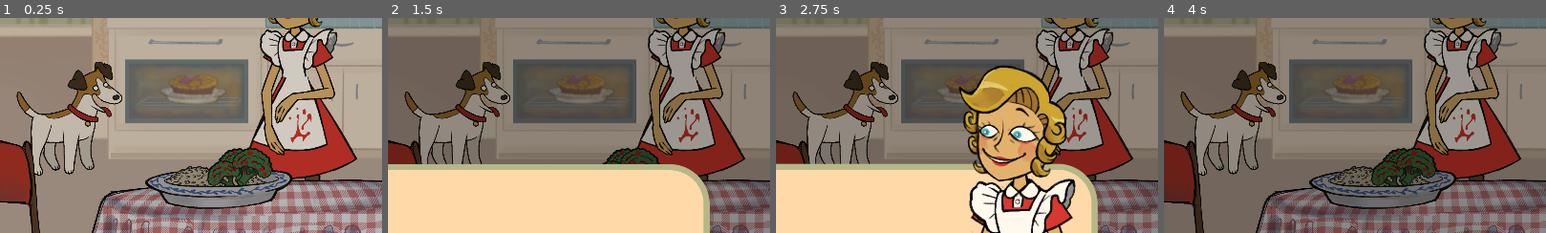
Above: before the commit, frames 1-4 (left to right).
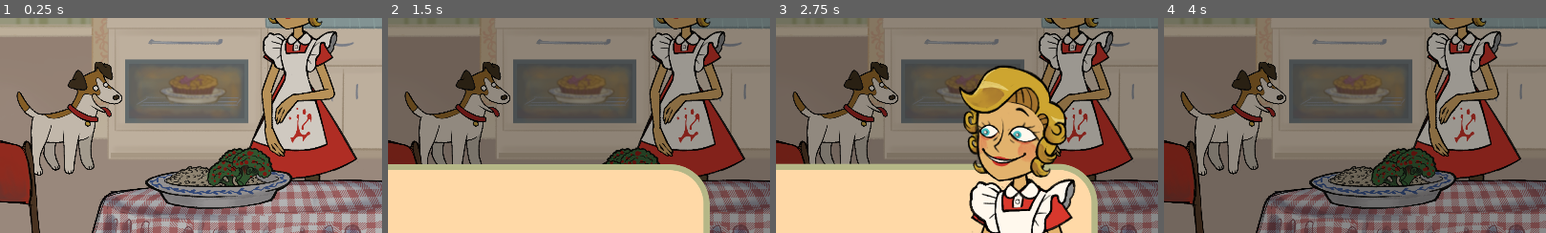
Above: after the commit, the same moments.

Repository: shlomiatia/PickyEater
Game: Godot game, scene res://Entities/MainScreen/Main.tscn
The game is run twice, just before and just after one commit, with the same random seed, the same clock (stepped at 60 frames per second) and the same inputs.
Inputs (mouse positions are % of the whole screen's width and height, from its top left):
- Up to frame 1 (0.25 s): no input
- Up to frame 2 (1.5 s): click (30, 68) at 0.5 s; move the mouse to (72, 45) at 1.27 s; click (72, 45) at 1.42 s
- Up to frame 3 (2.75 s): move the mouse to (30, 55) at 2.02 s; click (30, 55) at 2.17 s
- Up to frame 4 (4 s): move the mouse to (60, 28) at 2.77 s; click (60, 28) at 2.92 s; move the mouse to (45, 70) at 3.52 s; click (45, 70) at 3.67 s
The pictures show only the part of the screen within x 50-100%, y 38-88%; the shares and areas given below are measured in that part.

The runs differ from the first frame. In frame 1, 2.5% of the frame differs, in the area x 68-88%, y 3-65%; in frame 2, 2.4%; in frame 3, 2.0%; in frame 4, 2.4%.

Commit message:
cp

Diff:
--- a/Entities/Kid/Kid.tscn
+++ b/Entities/Kid/Kid.tscn
@@ -115,6 +115,30 @@
 "update": 0,
 "values": [0.0]
 }
+tracks/8/type = "value"
+tracks/8/imported = false
+tracks/8/enabled = true
+tracks/8/path = NodePath("../Skeleton2D/Hip/LegRight/CalfRight:position")
+tracks/8/interp = 1
+tracks/8/loop_wrap = true
+tracks/8/keys = {
+"times": PackedFloat32Array(0),
+"transitions": PackedFloat32Array(1),
+"update": 0,
+"values": [Vector2(-2, 81)]
+}
+tracks/9/type = "value"
+tracks/9/imported = false
+tracks/9/enabled = true
+tracks/9/path = NodePath("../Skeleton2D/Hip/LegLeft/CalfLeft:position")
+tracks/9/interp = 1
+tracks/9/loop_wrap = true
+tracks/9/keys = {
+"times": PackedFloat32Array(0),
+"transitions": PackedFloat32Array(1),
+"update": 0,
+"values": [Vector2(-7, 76)]
+}
 
 [sub_resource type="Animation" id="Animation_jwcjg"]
 length = 0.001
@@ -273,6 +297,78 @@
 "transitions": PackedFloat32Array(1),
 "update": 0,
 "values": [Vector2(1, 1)]
+}
+tracks/13/type = "value"
+tracks/13/imported = false
+tracks/13/enabled = true
+tracks/13/path = NodePath("../Skeleton2D/Hip/LegRight/CalfRight:position")
+tracks/13/interp = 1
+tracks/13/loop_wrap = true
+tracks/13/keys = {
+"times": PackedFloat32Array(0),
+"transitions": PackedFloat32Array(1),
+"update": 0,
+"values": [Vector2(-2, 81)]
+}
+tracks/14/type = "value"
+tracks/14/imported = false
+tracks/14/enabled = true
+tracks/14/path = NodePath("../Skeleton2D/Hip/LegLeft/CalfLeft:position")
+tracks/14/interp = 1
+tracks/14/loop_wrap = true
+tracks/14/keys = {
+"times": PackedFloat32Array(0),
+"transitions": PackedFloat32Array(1),
+"update": 0,
+"values": [Vector2(-7, 76)]
+}
+tracks/15/type = "value"
+tracks/15/imported = false
+tracks/15/enabled = true
+tracks/15/path = NodePath("../Skeleton2D/Hip/Chest/ArmRight/HandRight:position")
+tracks/15/interp = 1
+tracks/15/loop_wrap = true
+tracks/15/keys = {
+"times": PackedFloat32Array(0),
+"transitions": PackedFloat32Array(1),
+"update": 0,
+"values": [Vector2(12, 74)]
+}
+tracks/16/type = "value"
+tracks/16/imported = false
+tracks/16/enabled = true
+tracks/16/path = NodePath("../Skeleton2D/Hip/Chest/ArmLeft/HandLeft:position")
+tracks/16/interp = 1
+tracks/16/loop_wrap = true
+tracks/16/keys = {
+"times": PackedFloat32Array(0),
+"transitions": PackedFloat32Array(1),
+"update": 0,
+"values": [Vector2(-7, 78)]
+}
+tracks/17/type = "value"
+tracks/17/imported = false
+tracks/17/enabled = true
+tracks/17/path = NodePath("../Skeleton2D/Hip/LegRight:position")
+tracks/17/interp = 1
+tracks/17/loop_wrap = true
+tracks/17/keys = {
+"times": PackedFloat32Array(0),
+"transitions": PackedFloat32Array(1),
+"update": 0,
+"values": [Vector2(18, 35)]
+}
+tracks/18/type = "value"
+tracks/18/imported = false
+tracks/18/enabled = true
+tracks/18/path = NodePath("../Skeleton2D/Hip/LegLeft:position")
+tracks/18/interp = 1
+tracks/18/loop_wrap = true
+tracks/18/keys = {
+"times": PackedFloat32Array(0),
+"transitions": PackedFloat32Array(1),
+"update": 0,
+"values": [Vector2(-31, 54)]
 }
 
 [sub_resource type="Animation" id="Animation_80oao"]
@@ -423,6 +519,78 @@
 "update": 0,
 "values": [0.0, -0.00265314, 0.228069, 0.266946, 0.0678396, -0.0770024, 0.166712]
 }
+tracks/12/type = "value"
+tracks/12/imported = false
+tracks/12/enabled = true
+tracks/12/path = NodePath("../Skeleton2D/Hip/LegRight/CalfRight:position")
+tracks/12/interp = 1
+tracks/12/loop_wrap = true
+tracks/12/keys = {
+"times": PackedFloat32Array(0, 0.5, 1, 1.5, 2, 2.5, 3),
+"transitions": PackedFloat32Array(1, 1, 1, 1, 1, 1, 1),
+"update": 0,
+"values": [Vector2(-2, 81), Vector2(-4.5, 74.5), Vector2(-4.667, 68), Vector2(1.667, 61.5), Vector2(28, 55), Vector2(-3, 63.667), Vector2(2.5, 72.334)]
+}
+tracks/13/type = "value"
+tracks/13/imported = false
+tracks/13/enabled = true
+tracks/13/path = NodePath("../Skeleton2D/Hip/LegLeft/CalfLeft:position")
+tracks/13/interp = 1
+tracks/13/loop_wrap = true
+tracks/13/keys = {
+"times": PackedFloat32Array(0, 0.5, 3),
+"transitions": PackedFloat32Array(1, 1, 1),
+"update": 0,
+"values": [Vector2(-7, 76), Vector2(-7, 49), Vector2(-7, 53.5)]
+}
+tracks/14/type = "value"
+tracks/14/imported = false
+tracks/14/enabled = true
+tracks/14/path = NodePath("../Skeleton2D/Hip/Chest/ArmRight/HandRight:position")
+tracks/14/interp = 1
+tracks/14/loop_wrap = true
+tracks/14/keys = {
+"times": PackedFloat32Array(0),
+"transitions": PackedFloat32Array(1),
+"update": 0,
+"values": [Vector2(12, 74)]
+}
+tracks/15/type = "value"
+tracks/15/imported = false
+tracks/15/enabled = true
+tracks/15/path = NodePath("../Skeleton2D/Hip/Chest/ArmLeft/HandLeft:position")
+tracks/15/interp = 1
+tracks/15/loop_wrap = true
+tracks/15/keys = {
+"times": PackedFloat32Array(0, 0.5),
+"transitions": PackedFloat32Array(1, 1),
+"update": 0,
+"values": [Vector2(-7, 78), Vector2(-8, 78)]
+}
+tracks/16/type = "value"
+tracks/16/imported = false
+tracks/16/enabled = true
+tracks/16/path = NodePath("../Skeleton2D/Hip/LegRight:position")
+tracks/16/interp = 1
+tracks/16/loop_wrap = true
+tracks/16/keys = {
+"times": PackedFloat32Array(0, 0.5, 1.5),
+"transitions": PackedFloat32Array(1, 1, 1),
+"update": 0,
+"values": [Vector2(18, 35), Vector2(23, 30), Vector2(24.333, 24.667)]
+}
+tracks/17/type = "value"
+tracks/17/imported = false
+tracks/17/enabled = true
+tracks/17/path = NodePath("../Skeleton2D/Hip/LegLeft:position")
+tracks/17/interp = 1
+tracks/17/loop_wrap = true
+tracks/17/keys = {
+"times": PackedFloat32Array(0, 0.5, 1.5),
+"transitions": PackedFloat32Array(1, 1, 1),
+"update": 0,
+"values": [Vector2(-31, 54), Vector2(-24, 54), Vector2(-26.333, 42)]
+}
 
 [sub_resource type="Animation" id="Animation_s1mxm"]
 resource_name = "throw"
@@ -501,6 +669,30 @@
 "update": 0,
 "values": [0.0]
 }
+tracks/6/type = "value"
+tracks/6/imported = false
+tracks/6/enabled = true
+tracks/6/path = NodePath("../Skeleton2D/Hip/LegRight/CalfRight:position")
+tracks/6/interp = 1
+tracks/6/loop_wrap = true
+tracks/6/keys = {
+"times": PackedFloat32Array(0),
+"transitions": PackedFloat32Array(1),
+"update": 0,
+"values": [Vector2(-2, 81)]
+}
+tracks/7/type = "value"
+tracks/7/imported = false
+tracks/7/enabled = true
+tracks/7/path = NodePath("../Skeleton2D/Hip/LegLeft/CalfLeft:position")
+tracks/7/interp = 1
+tracks/7/loop_wrap = true
+tracks/7/keys = {
+"times": PackedFloat32Array(0),
+"transitions": PackedFloat32Array(1),
+"update": 0,
+"values": [Vector2(-7, 76)]
+}
 
 [sub_resource type="AnimationLibrary" id="AnimationLibrary_y7ik2"]
 _data = {
@@ -548,10 +740,6 @@
 position = Vector2(18, 35)
 rest = Transform2D(1, 0, 0, 1, 18, 35)
 
-[node name="Sprite2D" type="Sprite2D" parent="Skeleton2D/Hip/LegRight"]
-position = Vector2(-21, -49)
-texture = ExtResource("2_orl2t")
-
 [node name="CalfRight" type="Bone2D" parent="Skeleton2D/Hip/LegRight"]
 position = Vector2(-2, 81)
 rest = Transform2D(1, 0, 0, 1, -2, 81)
@@ -563,6 +751,20 @@
 position = Vector2(-19, -123)
 texture = ExtResource("3_tj3i5")
 
+[node name="Sprite2D" type="Sprite2D" parent="Skeleton2D/Hip/LegRight"]
+position = Vector2(-21, -49)
+texture = ExtResource("2_orl2t")
+
+[node name="Pants" type="Bone2D" parent="Skeleton2D/Hip"]
+rest = Transform2D(1, 0, 0, 1, 0, 0)
+auto_calculate_length_and_angle = false
+length = 16.0
+bone_angle = 0.0
+
+[node name="Sprite2D" type="Sprite2D" parent="Skeleton2D/Hip/Pants"]
+position = Vector2(5, -20)
+texture = ExtResource("6_hru5x")
+
 [node name="LegLeft" type="Bone2D" parent="Skeleton2D/Hip"]
 position = Vector2(-31, 54)
 rest = Transform2D(1, 0, 0, 1, -31, 54)
@@ -582,18 +784,9 @@
 position = Vector2(43, -135)
 texture = ExtResource("5_strow")
 
-[node name="Pants" type="Bone2D" parent="Skeleton2D/Hip"]
-rest = Transform2D(1, 0, 0, 1, 0, 0)
-auto_calculate_length_and_angle = false
-length = 16.0
-bone_angle = 0.0
-
-[node name="Sprite2D" type="Sprite2D" parent="Skeleton2D/Hip/Pants"]
-position = Vector2(5, -20)
-texture = ExtResource("6_hru5x")
-
 [node name="Chest" type="Bone2D" parent="Skeleton2D/Hip"]
 position = Vector2(2, -79)
+scale = Vector2(1, 1)
 rest = Transform2D(1, 0, 0, 1, 2, -79)
 
 [node name="ArmRight" type="Bone2D" parent="Skeleton2D/Hip/Chest"]
@@ -614,6 +807,7 @@
 
 [node name="PalmRight" type="Bone2D" parent="Skeleton2D/Hip/Chest/ArmRight/HandRight"]
 position = Vector2(4, 37)
+scale = Vector2(1, 1)
 rest = Transform2D(1, 0, 0, 1, 4, 37)
 auto_calculate_length_and_angle = false
 length = 16.0
--- a/Entities/Mom/Mom.tscn
+++ b/Entities/Mom/Mom.tscn
@@ -87,7 +87,7 @@
 "times": PackedFloat32Array(0, 1),
 "transitions": PackedFloat32Array(1, 1),
 "update": 0,
-"values": [0.0, 0.756897]
+"values": [0.0, 0.58294]
 }
 tracks/2/type = "value"
 tracks/2/imported = false
@@ -111,7 +111,7 @@
 "times": PackedFloat32Array(0, 1),
 "transitions": PackedFloat32Array(1, 1),
 "update": 0,
-"values": [0.0, 0.360568]
+"values": [0.0, 0.256563]
 }
 tracks/4/type = "value"
 tracks/4/imported = false
@@ -123,7 +123,7 @@
 "times": PackedFloat32Array(0, 1),
 "transitions": PackedFloat32Array(1, 1),
 "update": 0,
-"values": [0.0, -0.692221]
+"values": [0.0, -0.204204]
 }
 tracks/5/type = "value"
 tracks/5/imported = false
@@ -234,6 +234,54 @@
 "transitions": PackedFloat32Array(1),
 "update": 0,
 "values": [0.0]
+}
+tracks/14/type = "value"
+tracks/14/imported = false
+tracks/14/enabled = true
+tracks/14/path = NodePath("Skeleton2D/Hip/Chest/ArmRight/HandRight:position")
+tracks/14/interp = 1
+tracks/14/loop_wrap = true
+tracks/14/keys = {
+"times": PackedFloat32Array(0, 1),
+"transitions": PackedFloat32Array(1, 1),
+"update": 0,
+"values": [Vector2(40, 145), Vector2(51, 146)]
+}
+tracks/15/type = "value"
+tracks/15/imported = false
+tracks/15/enabled = true
+tracks/15/path = NodePath("Skeleton2D/Hip/Chest/Head/EyeLeft:position")
+tracks/15/interp = 1
+tracks/15/loop_wrap = true
+tracks/15/keys = {
+"times": PackedFloat32Array(0, 1),
+"transitions": PackedFloat32Array(1, 1),
+"update": 0,
+"values": [Vector2(-14, -73), Vector2(-14, -70)]
+}
+tracks/16/type = "value"
+tracks/16/imported = false
+tracks/16/enabled = true
+tracks/16/path = NodePath("Skeleton2D/Hip/Chest/Head/EyeRight:position")
+tracks/16/interp = 1
+tracks/16/loop_wrap = true
+tracks/16/keys = {
+"times": PackedFloat32Array(0, 1),
+"transitions": PackedFloat32Array(1, 1),
+"update": 0,
+"values": [Vector2(50, -80), Vector2(50, -78)]
+}
+tracks/17/type = "value"
+tracks/17/imported = false
+tracks/17/enabled = true
+tracks/17/path = NodePath("Skeleton2D/Hip/Dress/Apron:position")
+tracks/17/interp = 1
+tracks/17/loop_wrap = true
+tracks/17/keys = {
+"times": PackedFloat32Array(0, 1),
+"transitions": PackedFloat32Array(1, 1),
+"update": 0,
+"values": [Vector2(-7.595, 4.724), Vector2(-3.595, 4.724)]
 }
 
 [sub_resource type="Animation" id="Animation_fg16i"]
@@ -513,6 +561,54 @@
 "transitions": PackedFloat32Array(1),
 "update": 0,
 "values": [0.0]
+}
+tracks/23/type = "value"
+tracks/23/imported = false
+tracks/23/enabled = true
+tracks/23/path = NodePath("Skeleton2D/Hip/Chest/ArmRight/HandRight:position")
+tracks/23/interp = 1
+tracks/23/loop_wrap = true
+tracks/23/keys = {
+"times": PackedFloat32Array(0),
+"transitions": PackedFloat32Array(1),
+"update": 0,
+"values": [Vector2(40, 145)]
+}
+tracks/24/type = "value"
+tracks/24/imported = false
+tracks/24/enabled = true
+tracks/24/path = NodePath("Skeleton2D/Hip/Chest/ArmRight:position")
+tracks/24/interp = 1
+tracks/24/loop_wrap = true
+tracks/24/keys = {
+"times": PackedFloat32Array(0),
+"transitions": PackedFloat32Array(1),
+"update": 0,
+"values": [Vector2(33, -13)]
+}
+tracks/25/type = "value"
+tracks/25/imported = false
+tracks/25/enabled = true
+tracks/25/path = NodePath("Skeleton2D/Hip/Chest/ArmRight/HandRight/PalmRight:position")
+tracks/25/interp = 1
+tracks/25/loop_wrap = true
+tracks/25/keys = {
+"times": PackedFloat32Array(0),
+"transitions": PackedFloat32Array(1),
+"update": 0,
+"values": [Vector2(-74.1496, 8.27648)]
+}
+tracks/26/type = "value"
+tracks/26/imported = false
+tracks/26/enabled = true
+tracks/26/path = NodePath("Skeleton2D/Hip/Chest/ArmLeft/HandLeft:position")
+tracks/26/interp = 1
+tracks/26/loop_wrap = true
+tracks/26/keys = {
+"times": PackedFloat32Array(0),
+"transitions": PackedFloat32Array(1),
+"update": 0,
+"values": [Vector2(-34, 128)]
 }
 
 [sub_resource type="Animation" id="Animation_jbr0a"]
@@ -610,10 +706,10 @@
 tracks/7/interp = 1
 tracks/7/loop_wrap = true
 tracks/7/keys = {
-"times": PackedFloat32Array(0, 1, 2, 3),
-"transitions": PackedFloat32Array(1, 1, 1, 1),
-"update": 0,
-"values": [-0.0214848, 0.136556, 0.0171021, 0.136556]
+"times": PackedFloat32Array(0, 1, 1.5, 2, 2.5, 3),
+"transitions": PackedFloat32Array(1, 1, 1, 1, 1, 1),
+"update": 0,
+"values": [-0.0214848, 0.0837758, 0.015708, -0.0523599, 0.00698132, 0.101229]
 }
 tracks/8/type = "value"
 tracks/8/imported = false
@@ -634,10 +730,10 @@
 tracks/9/interp = 1
 tracks/9/loop_wrap = true
 tracks/9/keys = {
-"times": PackedFloat32Array(0, 1, 2, 3),
-"transitions": PackedFloat32Array(1, 1, 1, 1),
-"update": 0,
-"values": [Vector2(5.96046e-08, -4), Vector2(0.540072, -3.96337), Vector2(-7.59522, 4.72362), Vector2(0.540072, -3.96337)]
+"times": PackedFloat32Array(0, 1, 1.5, 2, 2.5, 3),
+"transitions": PackedFloat32Array(1, 1, 1, 1, 1, 1),
+"update": 0,
+"values": [Vector2(-7, 3), Vector2(0.540072, -3.96337), Vector2(-6.528, 3.38), Vector2(-10.595, 4.724), Vector2(-6.027, 0.38), Vector2(-3.46, 3.037)]
 }
 tracks/10/type = "value"
 tracks/10/imported = false
@@ -662,6 +758,42 @@
 "transitions": PackedFloat32Array(1, 1, 1, 1, 1, 1, 1),
 "update": 0,
 "values": [0.0, 0.443531, 0.79659, 1.70322, 0.610104, 0.508251, 0.410035]
+}
+tracks/12/type = "value"
+tracks/12/imported = false
+tracks/12/enabled = true
+tracks/12/path = NodePath("Skeleton2D/Hip/Chest/ArmRight:position")
+tracks/12/interp = 1
+tracks/12/loop_wrap = true
+tracks/12/keys = {
+"times": PackedFloat32Array(0),
+"transitions": PackedFloat32Array(1),
+"update": 0,
+"values": [Vector2(33, -13)]
+}
+tracks/13/type = "value"
+tracks/13/imported = false
+tracks/13/enabled = true
+tracks/13/path = NodePath("Skeleton2D/Hip/Chest/ArmRight/HandRight:position")
+tracks/13/interp = 1
+tracks/13/loop_wrap = true
+tracks/13/keys = {
+"times": PackedFloat32Array(0, 0.5, 1, 1.5, 2.5),
+"transitions": PackedFloat32Array(1, 1, 1, 1, 1),
+"update": 0,
+"values": [Vector2(40, 145), Vector2(46, 145), Vector2(47.8173, 135.085), Vector2(44.254, 137.068), Vector2(46.127, 141.034)]
+}
+tracks/14/type = "value"
+tracks/14/imported = false
+tracks/14/enabled = true
+tracks/14/path = NodePath("Skeleton2D/Hip/Chest/ArmLeft/HandLeft/PalmLeft:position")
+tracks/14/interp = 1
+tracks/14/loop_wrap = true
+tracks/14/keys = {
+"times": PackedFloat32Array(0, 1),
+"transitions": PackedFloat32Array(1, 1),
+"update": 0,
+"values": [Vector2(76.7968, 11.7237), Vector2(81.797, 8.724)]
 }
 
 [sub_resource type="Animation" id="Animation_bstn2"]
@@ -690,7 +822,7 @@
 "times": PackedFloat32Array(0, 0.5, 2),
 "transitions": PackedFloat32Array(1, 1, 1),
 "update": 0,
-"values": [Vector2(-14, -118), Vector2(-1.43051e-06, -130), Vector2(-1.43051e-06, -130)]
+"values": [Vector2(-14, -118), Vector2(13, -114), Vector2(13, -114)]
 }
 tracks/2/type = "value"
 tracks/2/imported = false
@@ -699,10 +831,10 @@
 tracks/2/interp = 1
 tracks/2/loop_wrap = true
 tracks/2/keys = {
-"times": PackedFloat32Array(0, 0.5, 2),
-"transitions": PackedFloat32Array(1, 1, 1),
-"update": 0,
-"values": [0.0, -0.741881, -0.741881]
+"times": PackedFloat32Array(0, 0.5, 1, 1.5, 2),
+"transitions": PackedFloat32Array(1, 1, 1, 1, 1),
+"update": 0,
+"values": [0.0, -0.357792, -0.363028, -0.361283, -0.357792]
 }
 tracks/3/type = "value"
 tracks/3/imported = false
@@ -714,7 +846,7 @@
 "times": PackedFloat32Array(0, 0.5, 1, 1.5, 2),
 "transitions": PackedFloat32Array(1, 1, 1, 1, 1),
 "update": 0,
-"values": [0.0, 0.482094, 0.697522, 0.482094, 0.697522]
+"values": [0.0, 0.132645, 0.697522, 0.482094, 0.697522]
 }
 tracks/4/type = "value"
 tracks/4/imported = false
@@ -750,7 +882,7 @@
 "times": PackedFloat32Array(0, 0.5, 1, 1.5, 2),
 "transitions": PackedFloat32Array(1, 1, 1, 1, 1),
 "update": 0,
-"values": [1.57508, 3.65663, 2.99511, 3.65663, 2.99511]
+"values": [1.57508, 3.15032, 2.99511, 3.65663, 2.99511]
 }
 tracks/7/type = "value"
 tracks/7/imported = false
@@ -836,6 +968,42 @@
 "update": 0,
 "values": [0.0]
 }
+tracks/14/type = "value"
+tracks/14/imported = false
+tracks/14/enabled = true
+tracks/14/path = NodePath("Skeleton2D/Hip/Chest/ArmRight/HandRight:position")
+tracks/14/interp = 1
+tracks/14/loop_wrap = true
+tracks/14/keys = {
+"times": PackedFloat32Array(0, 0.5, 1, 1.5, 2),
+"transitions": PackedFloat32Array(1, 1, 1, 1, 1),
+"update": 0,
+"values": [Vector2(40, 145), Vector2(60, 131), Vector2(60, 137.5), Vector2(60, 130), Vector2(62, 137.5)]
+}
+tracks/15/type = "value"
+tracks/15/imported = false
+tracks/15/enabled = true
+tracks/15/path = NodePath("Skeleton2D/Hip/Chest/ArmRight/HandRight/PalmRight:position")
+tracks/15/interp = 1
+tracks/15/loop_wrap = true
+tracks/15/keys = {
+"times": PackedFloat32Array(0, 1.5),
+"transitions": PackedFloat32Array(1, 1),
+"update": 0,
+"values": [Vector2(-74.1496, 8.27648), Vector2(-81.15, 17.276)]
+}
+tracks/16/type = "value"
+tracks/16/imported = false
+tracks/16/enabled = true
+tracks/16/path = NodePath("Skeleton2D/Hip/Chest/ArmLeft/HandLeft:position")
+tracks/16/interp = 1
+tracks/16/loop_wrap = true
+tracks/16/keys = {
+"times": PackedFloat32Array(0),
+"transitions": PackedFloat32Array(1),
+"update": 0,
+"values": [Vector2(-34, 128)]
+}
 
 [sub_resource type="AnimationLibrary" id="AnimationLibrary_6jk5x"]
 _data = {
@@ -921,6 +1089,7 @@
 
 [node name="Apron" type="Bone2D" parent="Skeleton2D/Hip/Dress"]
 position = Vector2(-7.59522, 4.72362)
+scale = Vector2(1, 1)
 rest = Transform2D(1, 0, 0, 1, 0, 0)
 auto_calculate_length_and_angle = false
 length = 16.0
@@ -934,34 +1103,6 @@
 position = Vector2(-14, -118)
 rest = Transform2D(1, 0, 0, 1, -14, -118)
 
-[node name="ArmLeft" type="Bone2D" parent="Skeleton2D/Hip/Chest"]
-position = Vector2(-56, -7)
-scale = Vector2(0.999999, 0.999999)
-rest = Transform2D(1, 0, 0, 1, -56, -7)
-
-[node name="Sprite2D" type="Sprite2D" parent="Skeleton2D/Hip/Chest/ArmLeft"]
-position = Vector2(68, 267)
-texture = ExtResource("9_f47je")
-
-[node name="HandLeft" type="Bone2D" parent="Skeleton2D/Hip/Chest/ArmLeft"]
-position = Vector2(-34, 125)
-rest = Transform2D(1, 0, 0, 1, -34, 125)
-
-[node name="PalmLeft" type="Bone2D" parent="Skeleton2D/Hip/Chest/ArmLeft/HandLeft"]
-position = Vector2(85, 5)
-rest = Transform2D(1, 0, 0, 1, 85, 5)
-auto_calculate_length_and_angle = false
-length = 16.0
-bone_angle = 0.0
-
-[node name="Sprite2D" type="Sprite2D" parent="Skeleton2D/Hip/Chest/ArmLeft/HandLeft/PalmLeft"]
-position = Vector2(15, 136)
-texture = ExtResource("10_l4epi")
-
-[node name="Sprite2D2" type="Sprite2D" parent="Skeleton2D/Hip/Chest/ArmLeft/HandLeft"]
-position = Vector2(101, 142)
-texture = ExtResource("11_yv6li")
-
 [node name="ArmRight" type="Bone2D" parent="Skeleton2D/Hip/Chest"]
 position = Vector2(33, -13)
 rest = Transform2D(1, 0, 0, 1, 33, -13)
@@ -971,8 +1112,9 @@
 texture = ExtResource("12_hugh6")
 
 [node name="HandRight" type="Bone2D" parent="Skeleton2D/Hip/Chest/ArmRight"]
-position = Vector2(41, 141)
+position = Vector2(40, 145)
 rotation = -1.39758
+scale = Vector2(1, 1)
 rest = Transform2D(1, 0, 0, 1, 36, 127)
 
 [node name="PalmRight" type="Bone2D" parent="Skeleton2D/Hip/Chest/ArmRight/HandRight"]
@@ -993,8 +1135,36 @@
 position = Vector2(-54, 145)
 texture = ExtResource("14_p3dod")
 
+[node name="ArmLeft" type="Bone2D" parent="Skeleton2D/Hip/Chest"]
+position = Vector2(-56, -7)
+scale = Vector2(0.999999, 0.999999)
+rest = Transform2D(1, 0, 0, 1, -56, -7)
+
+[node name="Sprite2D" type="Sprite2D" parent="Skeleton2D/Hip/Chest/ArmLeft"]
+position = Vector2(68, 267)
+texture = ExtResource("9_f47je")
+
+[node name="HandLeft" type="Bone2D" parent="Skeleton2D/Hip/Chest/ArmLeft"]
+position = Vector2(-34, 128)
+rest = Transform2D(1, 0, 0, 1, -34, 125)
+
+[node name="PalmLeft" type="Bone2D" parent="Skeleton2D/Hip/Chest/ArmLeft/HandLeft"]
+position = Vector2(85, 5)
+rest = Transform2D(1, 0, 0, 1, 85, 5)
+auto_calculate_length_and_angle = false
+length = 16.0
+bone_angle = 0.0
+
+[node name="Sprite2D" type="Sprite2D" parent="Skeleton2D/Hip/Chest/ArmLeft/HandLeft/PalmLeft"]
+position = Vector2(15, 136)
+texture = ExtResource("10_l4epi")
+
+[node name="Sprite2D2" type="Sprite2D" parent="Skeleton2D/Hip/Chest/ArmLeft/HandLeft"]
+position = Vector2(101, 142)
+texture = ExtResource("11_yv6li")
+
 [node name="Sprite2D" type="Sprite2D" parent="Skeleton2D/Hip/Chest"]
-position = Vector2(15, 254)
+position = Vector2(7.5, 261.5)
 texture = ExtResource("15_3hnse")
 
 [node name="Eyes" type="Bone2D" parent="Skeleton2D/Hip/Chest"]
